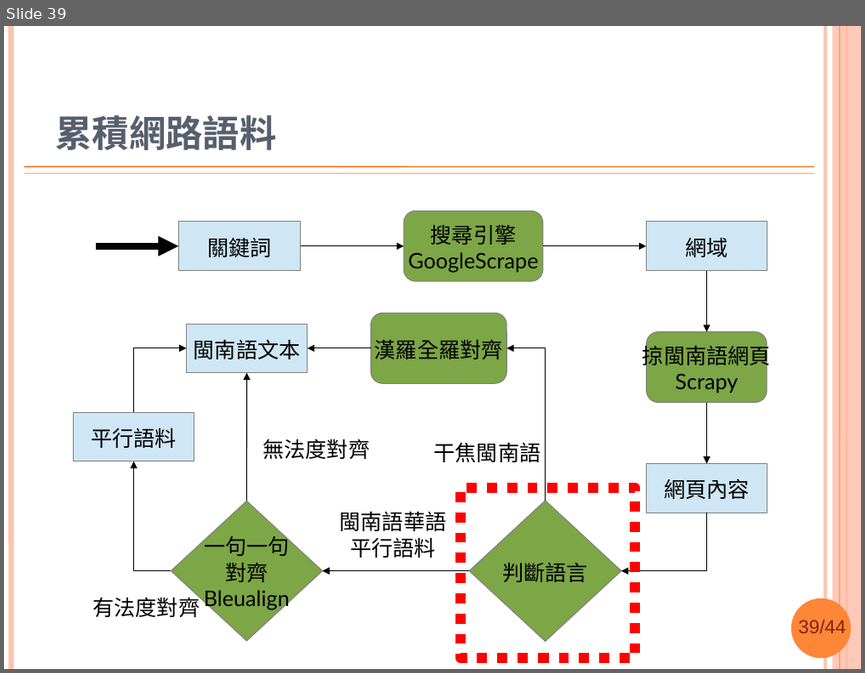
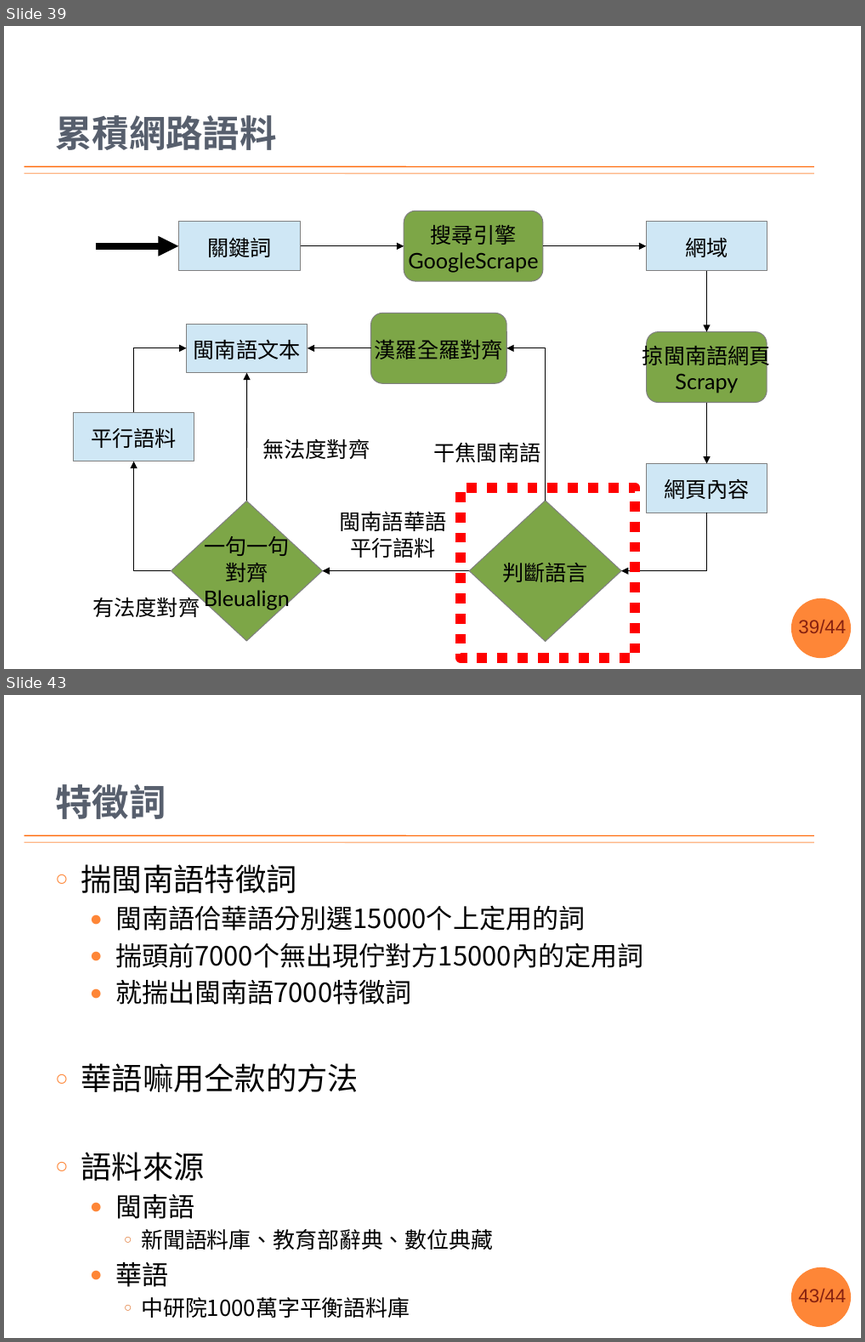
Before and after one commit to sih4sing5hong5/po3-ko3_tau5-iann2-phinn3, a slide deck: 翻譯報告.pptx. Shown one above the other, each under a label of ours: slide 39 before the commit, slides 39 and 43 after it; the slides between them are not shown. The pictures are 865x673 and 865x1342 pixels, drawn with LibreOffice and Linux fonts; fonts in the diff are those of the drawing; background and template pictures are left out. Boxes give left, top, right and bottom in pixels: in the first picture for what was removed or moved away, otherwise in the second. Text is boxed around its words. In the diff, an @@ line names an element or a change of style, - is before the commit and + after.

```diff
--- a/翻譯報告.pptx
+++ b/翻譯報告.pptx
@@ slide 43 added at bbox=[4, 695, 861, 1338], background #FFFFFF; not listed: 4 template elements that a slide beside it also shows @@
@@ title added at bbox=[55, 784, 166, 819], 31 pt, text #575F6D, bold @@
+特徵詞
@@ text added at bbox=[81, 864, 643, 1317], 22.2 pt, text #000000 @@
+○ 揣閩南語特徵詞
+  ● 閩南語佮華語分別選15000个上定用的詞
+  ● 揣頭前7000个無出現佇對方15000內的定用詞
+  ● 就揣出閩南語7000特徵詞
+○ 華語嘛用仝款的方法
+○ 語料來源
+  ● 閩南語
+    ○ 新聞語料庫、教育部辭典、數位典藏
+  ● 華語
+    ○ 中研院1000萬字平衡語料庫
@@ slide 39 changed as well @@
@@ line removed from (11, 26) to (11, 669) @@
@@ line removed from (825, 26) to (825, 669) @@
@@ rectangle removed at bbox=[833, 26, 861, 669] @@
@@ line removed from (840, 26) to (840, 669) @@
@@ line removed from (846, 26) to (846, 669) @@
```
Also in this commit, not shown: 54 other slides changed, 2 other slides added, 5 slides removed.
